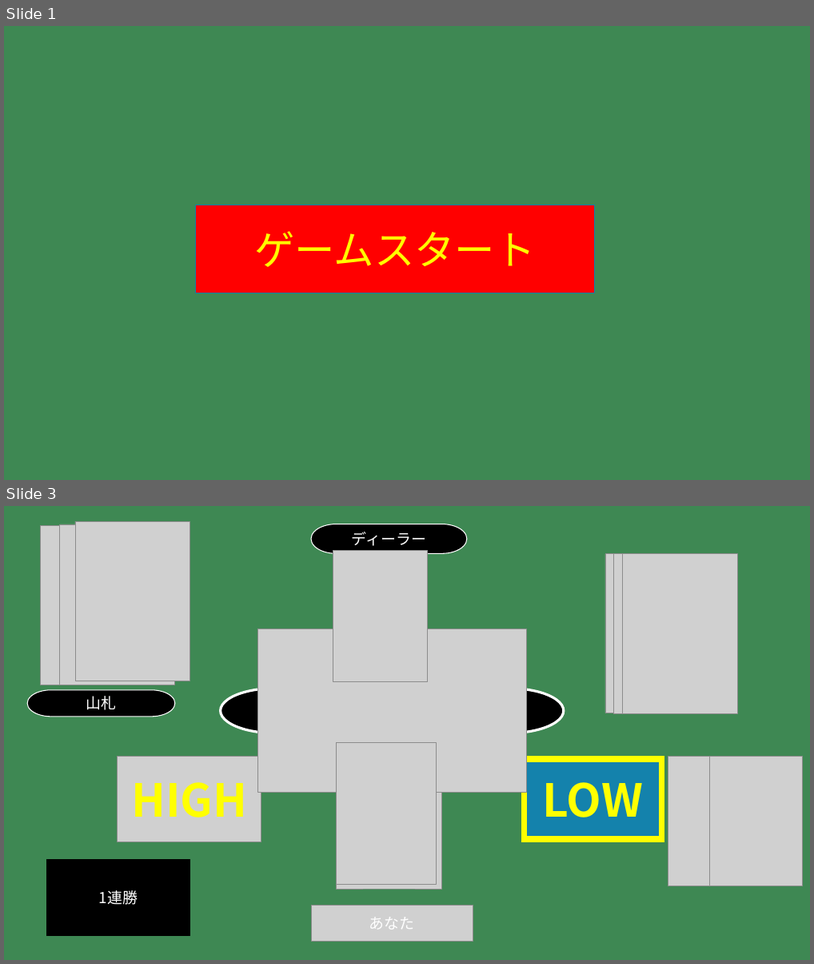
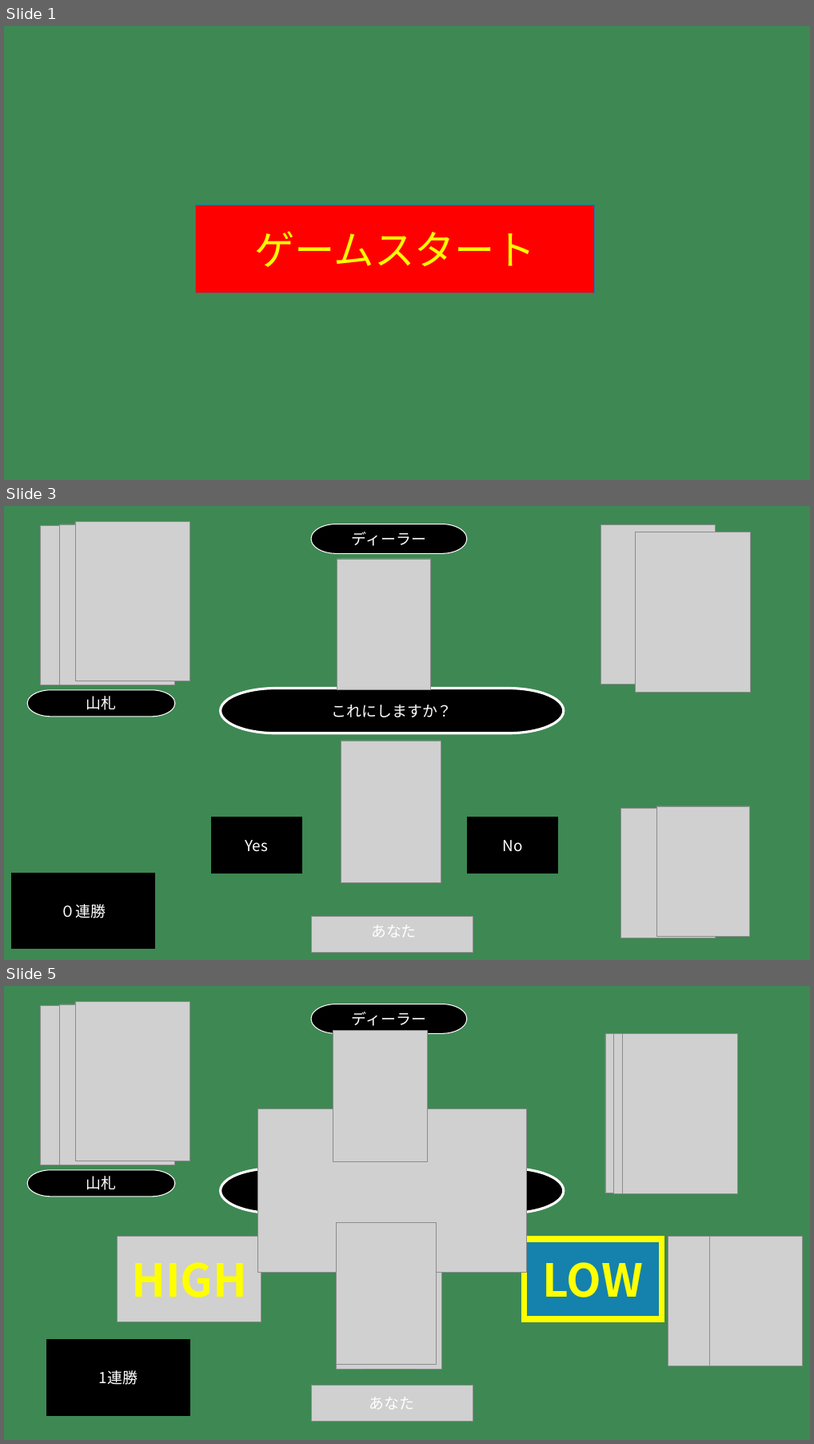
Before and after one commit to t-kobashi09/Highandlow, a slide deck: 設計/画面設計.pptx. Shown one above the other, each under a label of ours: slides 1 and 3 before the commit, slides 1, 3 and 5 after it; the slides between them are not shown. The pictures are 814x964 and 814x1444 pixels, drawn with LibreOffice and Linux fonts; fonts in the diff are those of the drawing; grey boxes stand for pictures. Boxes give left, top, right and bottom in pixels: in the first picture for what was removed or moved away, otherwise in the second. Text is boxed around its words. In the diff, an @@ line names an element or a change of style, - is before the commit and + after.

```diff
--- a/設計/画面設計.pptx
+++ b/設計/画面設計.pptx
@@ slide 3 added at [4,506,810,960], background #3E8853 @@
@@ picture added at [40,526,154,685] @@
@@ picture added at [60,524,175,684] @@
@@ picture added at [75,522,190,681] @@
@@ pill shape added at [311,524,467,554], fill #000000, outline #FFFFFF 1 pt, 18 pt, text #FFFFFF @@
+ディーラー
@@ picture added at [601,524,715,684] @@
@@ picture added at [635,532,751,692] @@
@@ picture added at [337,559,430,689] @@
@@ picture added at [339,559,431,681] @@
@@ pill shape added at [27,690,175,716], fill #000000, outline #FFFFFF 1 pt, 18 pt, text #FFFFFF @@
+山札
@@ pill shape added at [221,688,564,733], fill #000000, outline #FFFFFF 3 pt, 18 pt, text #FFFFFF @@
+これにしますか？
@@ picture added at [341,740,442,882] @@
@@ rectangle added at [211,817,302,872], fill #000000, outline #000000 1 pt, 18 pt, text #FFFFFF @@
+Yes
@@ rectangle added at [467,817,558,872], fill #000000, outline #000000 1 pt, 18 pt, text #FFFFFF @@
+No
@@ picture added at [622,808,716,938] @@
@@ picture added at [658,806,750,936] @@
@@ rectangle added at [12,873,154,949], fill #000000, outline #000000 1 pt, 18 pt, text #FFFFFF @@
+０連勝
@@ picture added at [311,916,474,952] @@
@@ text added at [371,924,417,937], 18 pt, text #FFFFFF @@
+あなた
@@ what was slide 3 is now slide 5 @@
```
Also in this commit, not shown: 1 slide changed, 1 other slide added, 3 other files.
